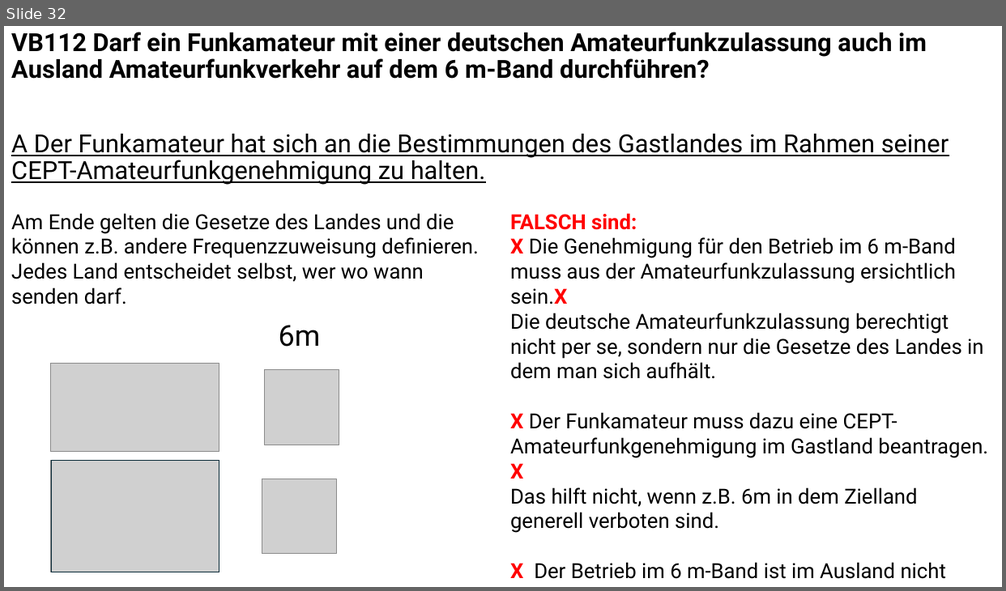
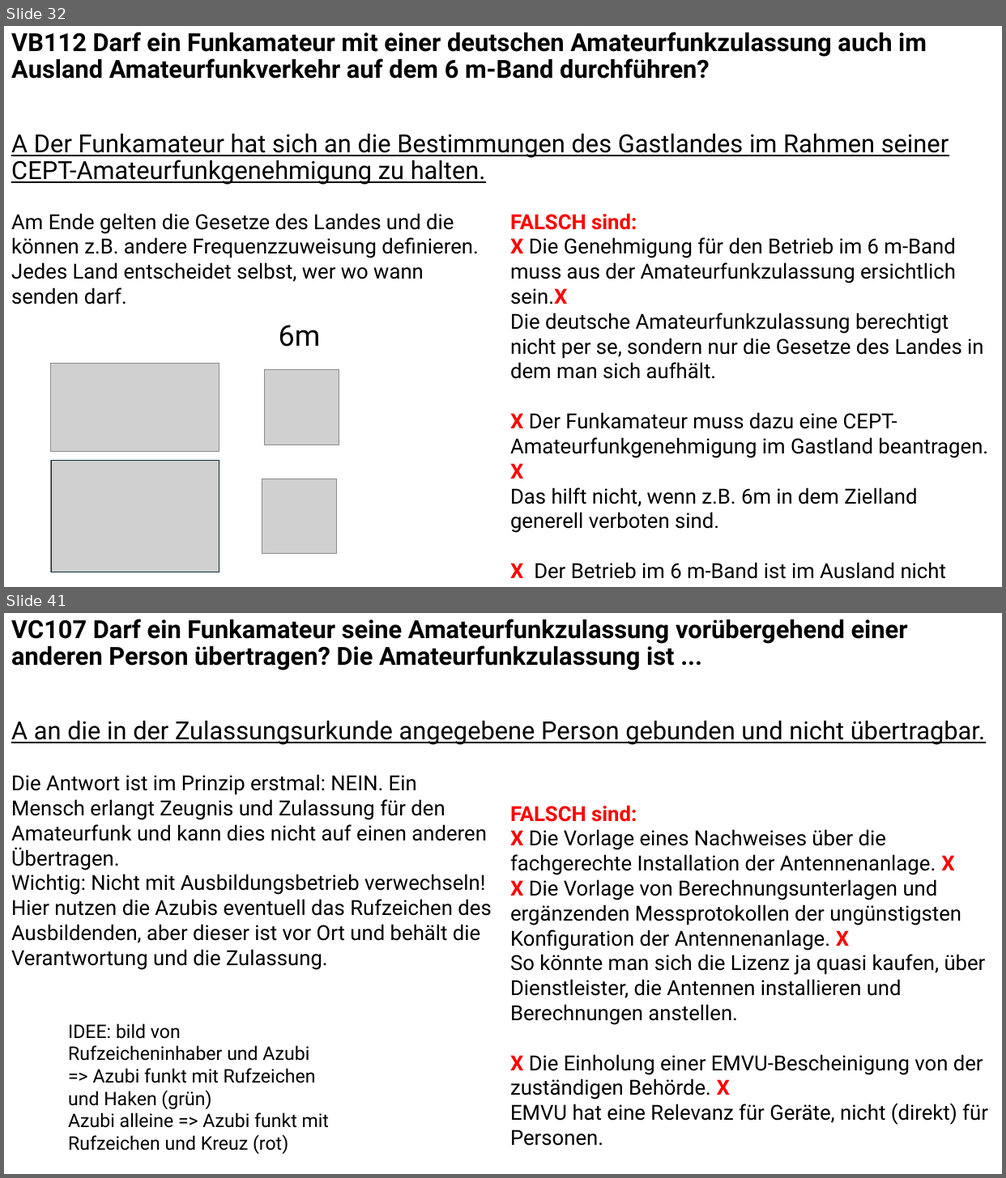
Before and after one commit to Nothinel/Lichtblicke_Amateurfunk, a slide deck: Kenntnisse_von_Vorschriften/Lichtblicke_Kenntnisse_von_Vorschriften.pptx. Shown one above the other, each under a label of ours: slide 32 before the commit, slides 32 and 41 after it; the slides between them are not shown. The pictures are 1006x591 and 1006x1178 pixels, drawn with LibreOffice and Linux fonts; fonts in the diff are those of the drawing; grey boxes stand for pictures. Boxes give left, top, right and bottom in pixels: in the first picture for what was removed or moved away, otherwise in the second. Text is boxed around its words. In the diff, an @@ line names an element or a change of style, - is before the commit and + after.

```diff
--- a/Kenntnisse_von_Vorschriften/Lichtblicke_Kenntnisse_von_Vorschriften.pptx
+++ b/Kenntnisse_von_Vorschriften/Lichtblicke_Kenntnisse_von_Vorschriften.pptx
@@ slide 41 added at bbox=[4, 613, 1002, 1174], background #FFFFFF @@
@@ text added at bbox=[11, 619, 985, 745], 24 pt, text #000000, bold @@
+VC107 Darf ein Funkamateur seine Amateurfunkzulassung vorübergehend einer anderen Person übertragen? Die Amateurfunkzulassung ist ...
+A an die in der Zulassungsurkunde angegebene Person gebunden und nicht übertragbar.
@@ text added at bbox=[11, 774, 491, 943], 20 pt, text #000000 @@
+Die Antwort ist im Prinzip erstmal: NEIN. Ein Mensch erlangt Zeugnis und Zulassung für den Amateurfunk und kann dies nicht auf einen anderen Übertragen.
+Wichtig: Nicht mit Ausbildungsbetrieb verwechseln! Hier nutzen die Azubis eventuell das Rufzeichen des Ausbildenden, aber dieser ist vor Ort und behält die Verantwortung und die Zulassung.
@@ text added at bbox=[510, 805, 988, 1146], 20 pt, text #000000 @@
+FALSCH sind:
+X Die Vorlage eines Nachweises über die fachgerechte Installation der Antennenanlage. X
+X Die Vorlage von Berechnungsunterlagen und ergänzenden Messprotokollen der ungünstigsten Konfiguration der Antennenanlage. X
+So könnte man sich die Lizenz ja quasi kaufen, über Dienstleister, die Antennen installieren und Berechnungen anstellen.
+X Die Einholung einer EMVU-Bescheinigung von der zuständigen Behörde. X
+EMVU hat eine Relevanz für Geräte, nicht (direkt) für Personen.
@@ text added at bbox=[68, 1024, 329, 1154], 18 pt, text #000000 @@
+IDEE: bild von Rufzeicheninhaber und Azubi => Azubi funkt mit Rufzeichen und Haken (grün)
+Azubi alleine => Azubi funkt mit Rufzeichen und Kreuz (rot)
```
Also in this commit, not shown: 8 other slides added, 2 other files.
